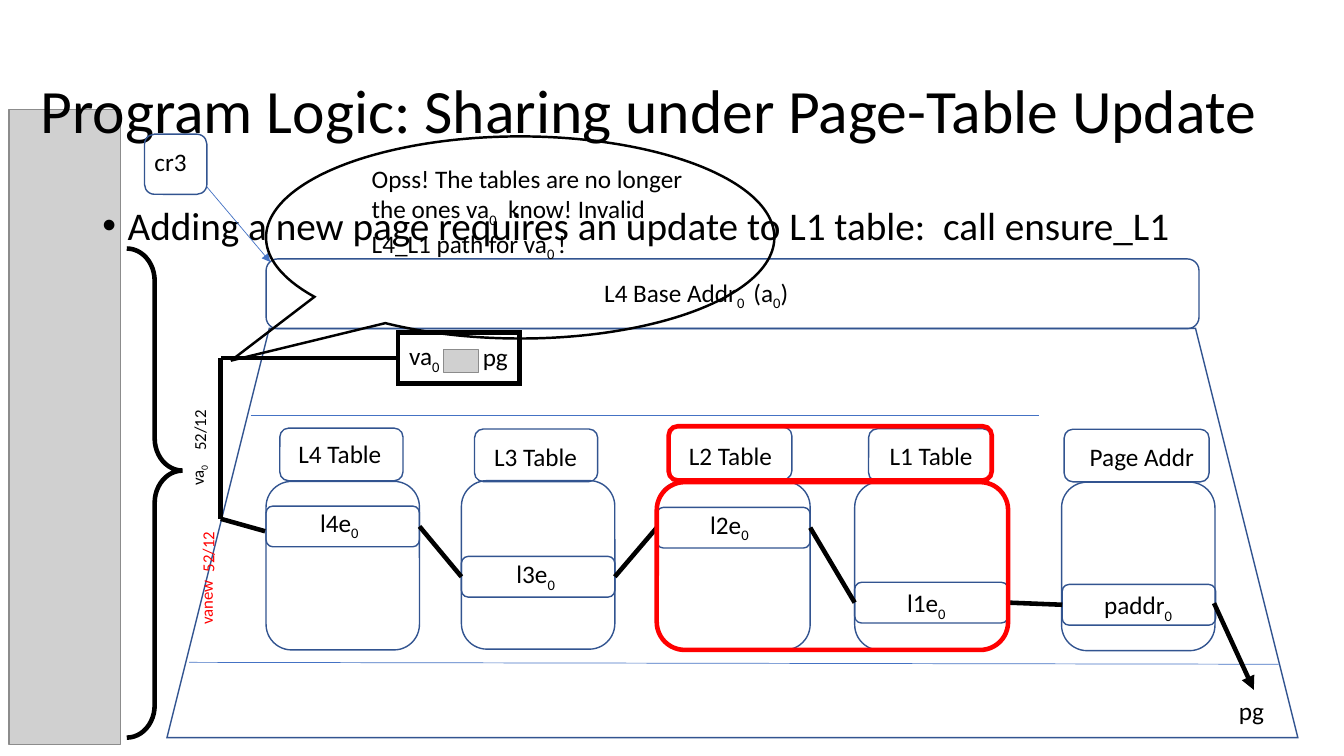
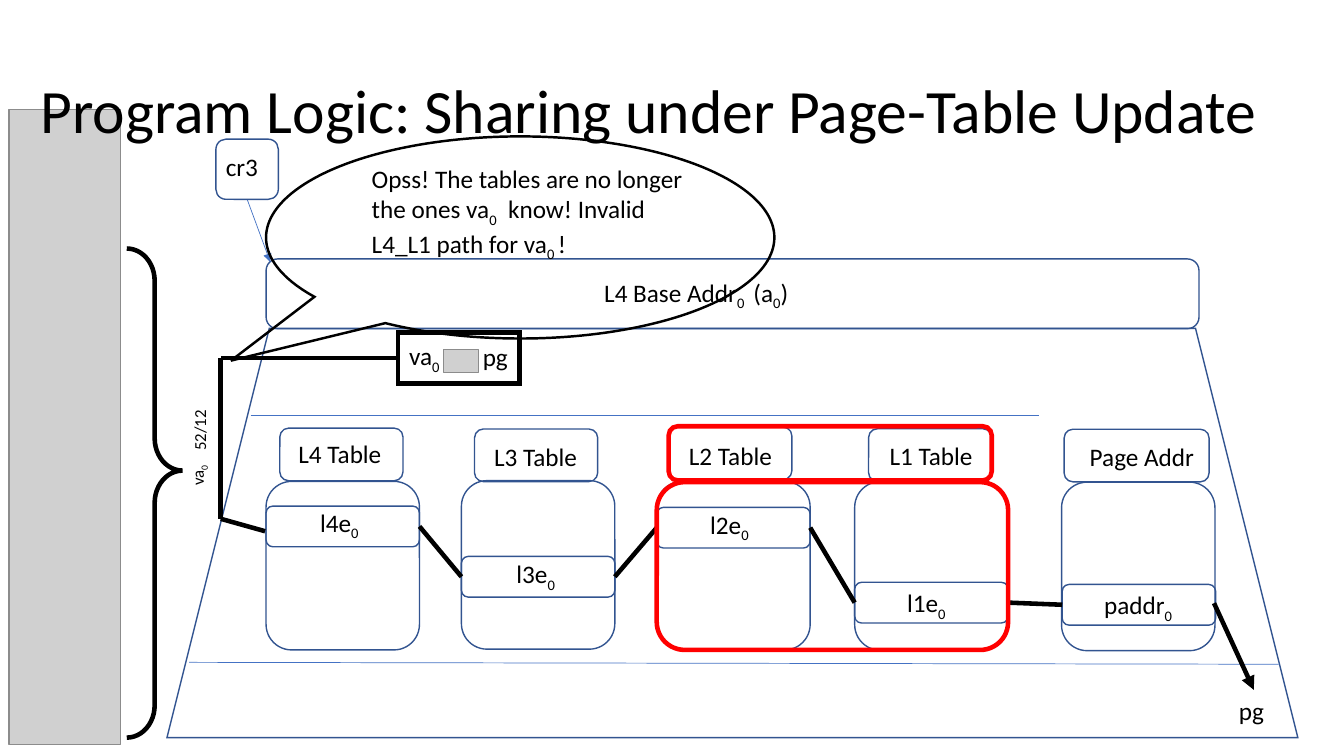
Before and after one commit to Contingent-Systems/vkern_paper, a slide deck: slide 10 of loca_virt_draft.pptx. Drawn at 1344x756 pixels with LibreOffice and Linux fonts; fonts in the diff are those of the drawing; grey boxes stand for pictures. Boxes give left, top, right and bottom in pixels: in the first picture for what was removed or moved away, otherwise in the second. Text is boxed around its words. In the diff, an @@ line names an element or a change of style, - is before the commit and + after.

```diff
--- a/loca_virt_draft.pptx
+++ b/loca_virt_draft.pptx
@@ text "cr3": place and size @@
-text "cr3" at [154,154,186,171]
+text "cr3" at [226,159,258,176]
@@ rounded rectangle: place and size @@
-rounded rectangle at [145,134,208,195]
+rounded rectangle at [216,139,278,200]
@@ text removed at [128,207,1169,250] @@
-• Adding a new page requires an update to L1 table: call ensure_L1
@@ arrow moved from (207, 187) - (270, 262) to (247, 200) - (270, 262) @@
@@ text removed at [198,536,218,572] @@
-52/12
@@ text removed at [197,584,217,623] @@
-vanew
```
Also in this commit, not shown: 1 other slide changed.
